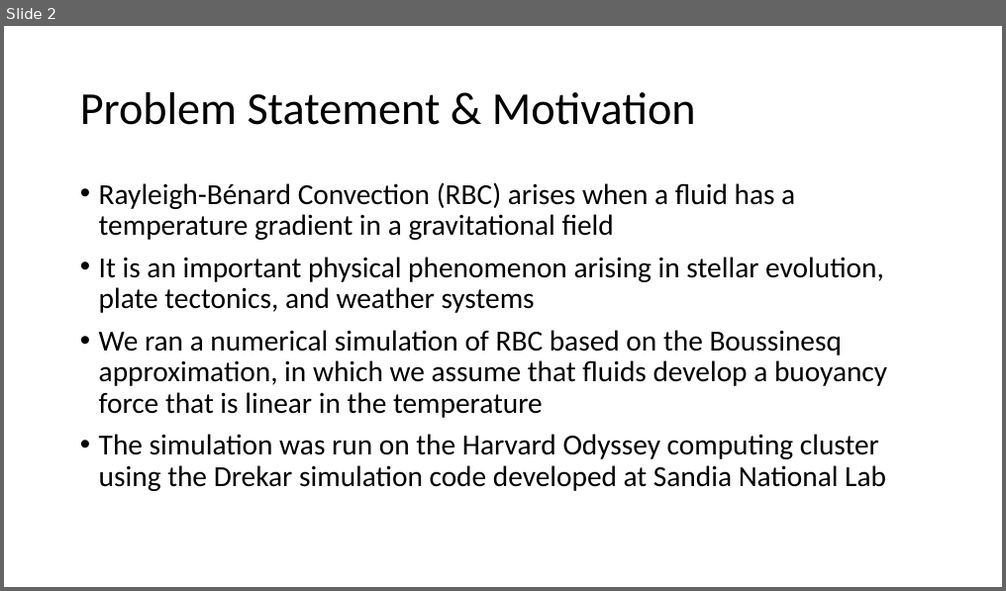
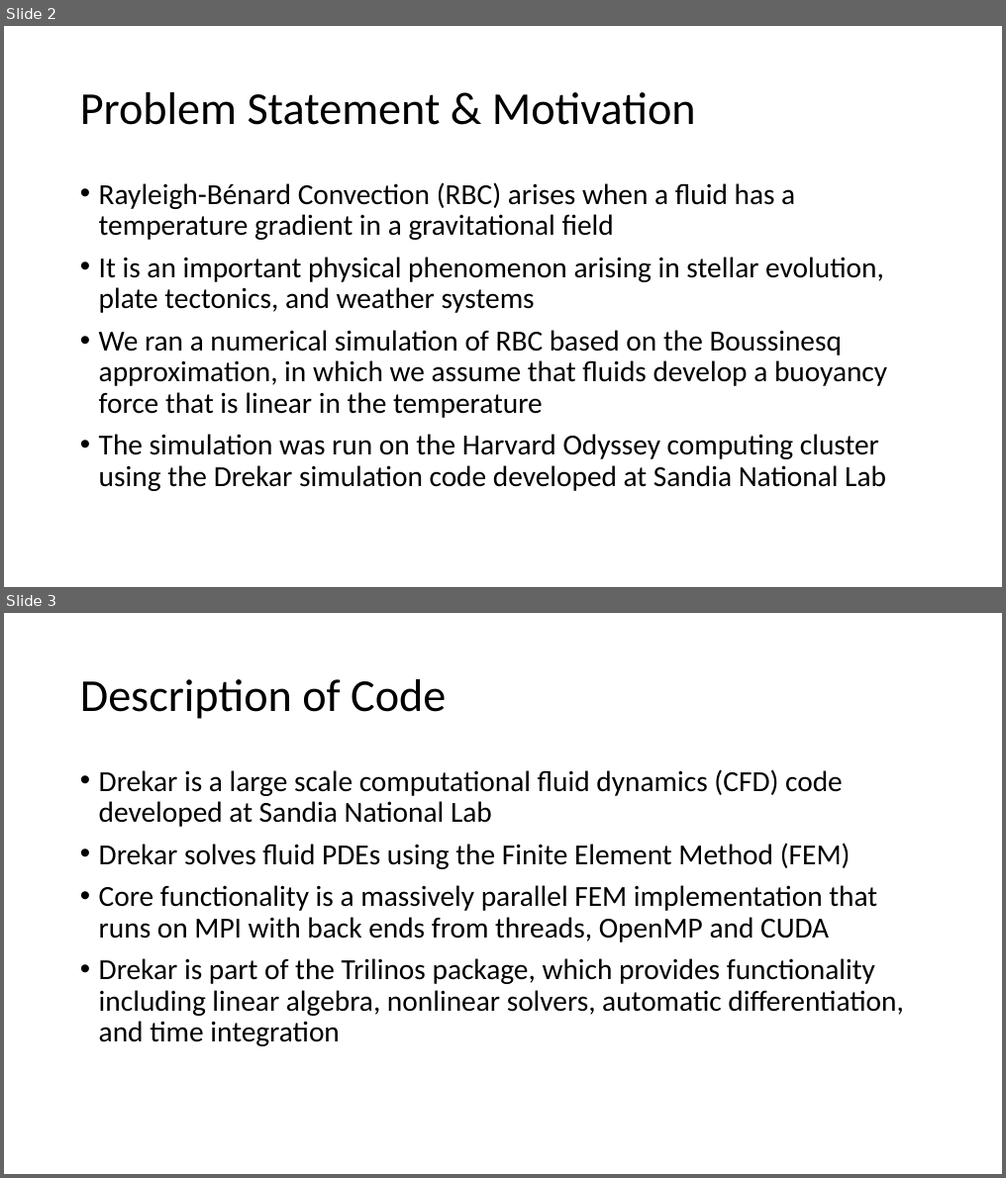
Before and after one commit to iacs-ac290r-2019/homework, a slide deck: project1/report/RBC.pptx. Shown one above the other, each under a label of ours: slide 2 before the commit, slides 2 and 3 after it. The pictures are 1006x591 and 1006x1178 pixels, drawn with LibreOffice and Linux fonts; fonts in the diff are those of the drawing. Boxes give left, top, right and bottom in pixels: in the first picture for what was removed or moved away, otherwise in the second. Text is boxed around its words. In the diff, an @@ line names an element or a change of style, - is before the commit and + after.

```diff
--- a/project1/report/RBC.pptx
+++ b/project1/report/RBC.pptx
@@ slide 3 added at bbox=[4, 613, 1002, 1174], background #FFFFFF @@
@@ title added at bbox=[80, 679, 446, 719], 44 pt, text #000000 @@
+Description of Code
@@ text added at bbox=[99, 769, 903, 1047], 28 pt, text #000000 @@
+• Drekar is a large scale computational fluid dynamics (CFD) code developed at Sandia National Lab
+• Drekar solves fluid PDEs using the Finite Element Method (FEM)
+• Core functionality is a massively parallel FEM implementation that runs on MPI with back ends from threads, OpenMP and CUDA
+• Drekar is part of the Trilinos package, which provides functionality including linear algebra, nonlinear solvers, automatic differentiation, and time integration
```
Also in this commit, not shown: 8 other slides added.
